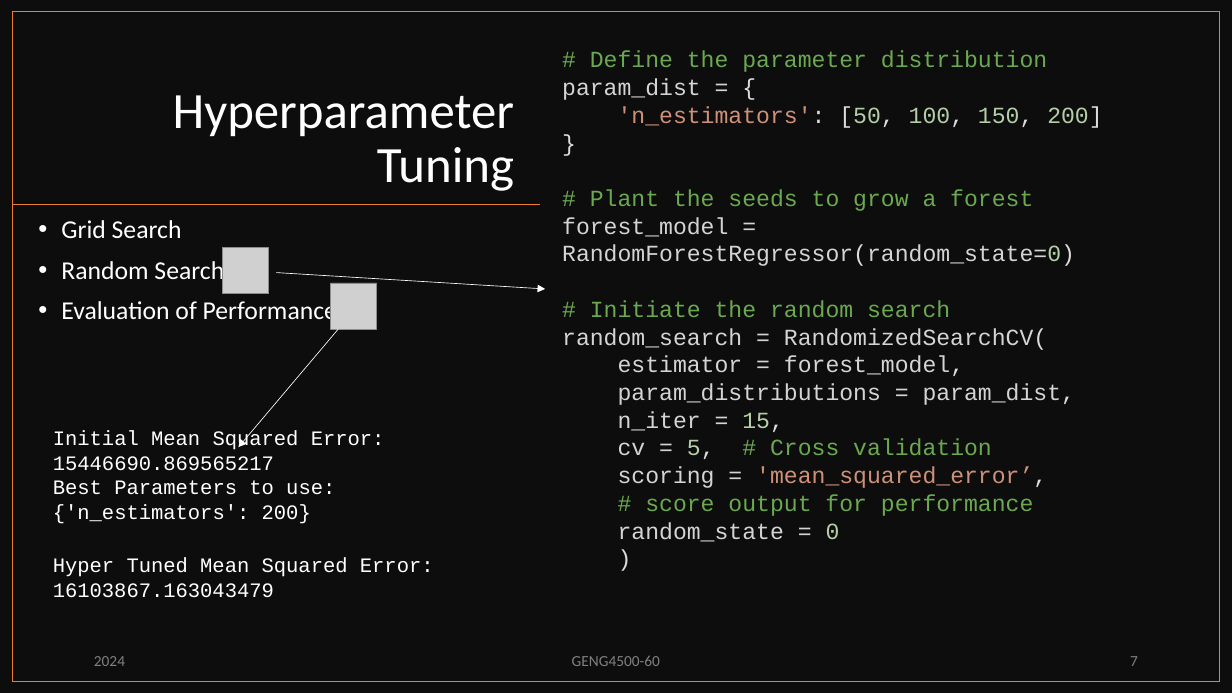
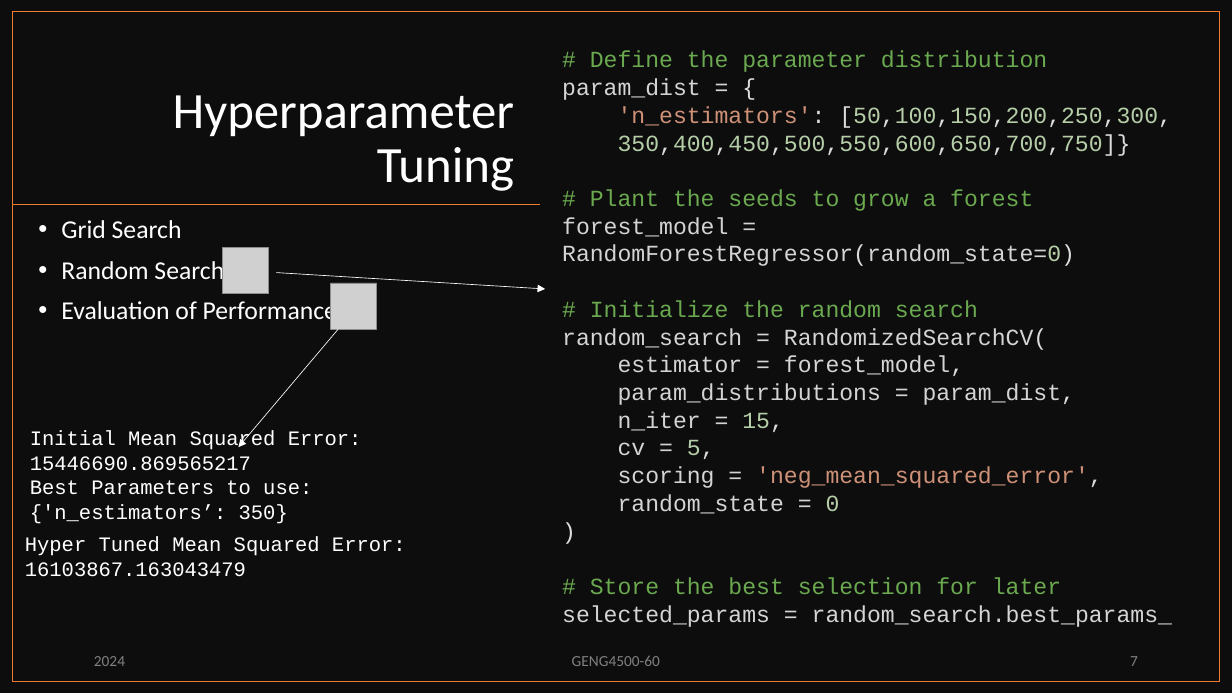
Before and after one commit to PMcTwist/Machine_Learn_Project, a slide deck: slide 7 of Presentation/ALI_Raymond_MAYNARD_Patrick_GENG4500_Final_presentation_2024.pptx. Drawn at 1232x693 pixels with LibreOffice and Linux fonts; fonts in the diff are those of the drawing; grey boxes stand for pictures. Boxes give left, top, right and bottom in pixels: in the first picture for what was removed or moved away, otherwise in the second. Text is boxed around its words. In the diff, an @@ line names an element or a change of style, - is before the commit and + after.

```diff
--- a/Presentation/ALI_Raymond_MAYNARD_Patrick_GENG4500_Final_presentation_2024.pptx
+++ b/Presentation/ALI_Raymond_MAYNARD_Patrick_GENG4500_Final_presentation_2024.pptx
@@ text at bbox=[618, 106, 1172, 156]: text changed; text colour #CE9178 to #B5CEA8 @@
-'n_estimators': [50, 100, 150, 200]
-}
+'n_estimators': [50,100,150,200,250,300,
+350,400,450,500,550,600,650,700,750]}
@@ text at bbox=[590, 300, 978, 317]: text changed @@
-# Initiate the random search
+# Initialize the random search
@@ text "Initial Mean Squared Error: 15446690.869565217": place and size @@
-text "Initial Mean Squared Error: 15446690.869565217" at bbox=[53, 431, 385, 524]
+text "Initial Mean Squared Error: 15446690.869565217" at bbox=[30, 431, 362, 524]
@@ text at bbox=[618, 439, 1103, 488]: text changed; text colour #6AA94F to #CE9178 @@
-cv = 5, # Cross validation
-scoring = 'mean_squared_error’,
-# score output for performance
+cv = 5,
+scoring = 'neg_mean_squared_error',
@@ text at bbox=[30, 480, 312, 524]: text changed @@
-Best Parameters to use: {'n_estimators': 200}
+Best Parameters to use: {'n_estimators’: 350}
@@ text "Hyper Tuned Mean Squared Error: ...": place and size @@
-text "Hyper Tuned Mean Squared Error: ..." at bbox=[53, 558, 434, 598]
+text "Hyper Tuned Mean Squared Error: ..." at bbox=[25, 536, 406, 577]
@@ text at bbox=[562, 577, 1172, 627]: paragraphs added @@
+# Store the best selection for later
+selected_params = random_search.best_params_
```
Also in this commit, not shown: 1 other slide changed.
